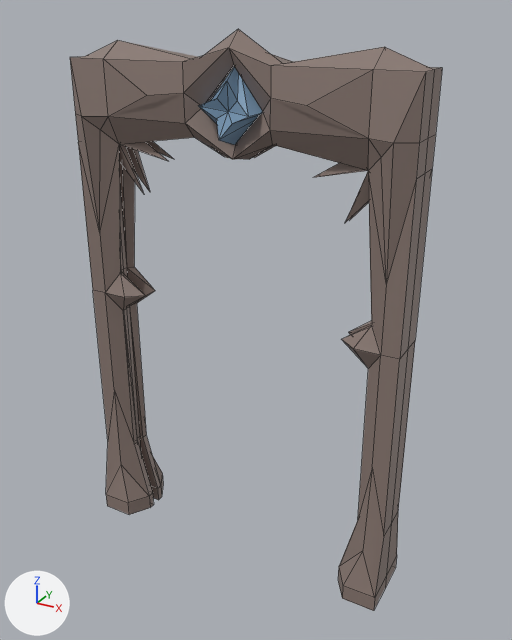
Two versions of the FBX model Finsternis/Assets/Meshes/Scenery/Doors/door02.fbx, one commit apart.
The view is the same before and after, from a 50 mm lens placed at (1.91, -3.29, 3.25), pointed at (0.08, 0.04, 1.58). Lighting does not change. The marker at lower left points along +X, +Y and +Z. Mesh edges are drawn as thin lines. Where no turn or scale is listed for an object, it has been applied to the vertices.

In view in the first picture: 'crystal', 'frame'.
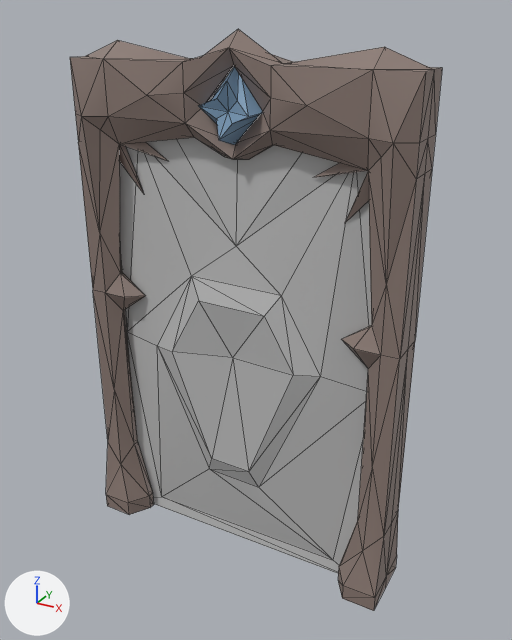
Pixel boxes [x1, y1, x2, y2] of what changed, in the pictures (512 x 640 px):
'door', added
    after: [120, 138, 372, 573]

Edits to the bpy script that builds the scene:
```text
Add mat_mat_door02_door:
    mat_mat_door02_door = principled_material('MAT_door02_door')
    mat_mat_door02_door.base_color = (0.5, 0.5, 0.5)  # grey #bcbcbc
    mat_mat_door02_door.roughness = 0.553
Add me_mesh_002:
    me_mesh_002.from_pydata(...)  # 54 vertices, 102 faces; spans x -0.84..0.84, y -0.11..0.11, z 0.0..2.65
    me_mesh_002.materials.append(mat_mat_door02_door)  # grey #bcbcbc
Add ob_door:
    ob_door = bpy.data.objects.new('door', me_mesh_002)
    ob_door.location = (0.0, 0.0, 0.0)
```
